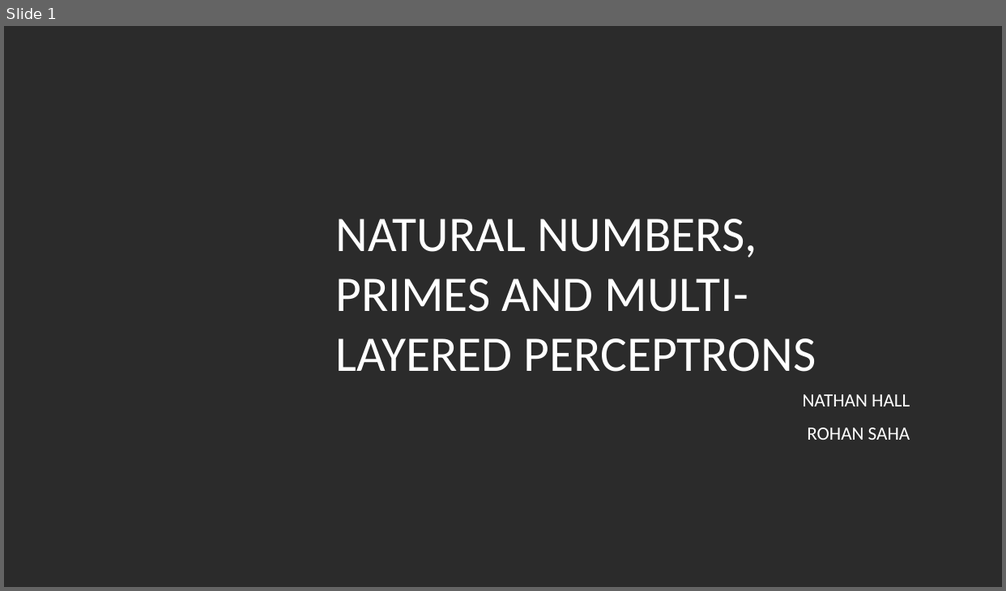
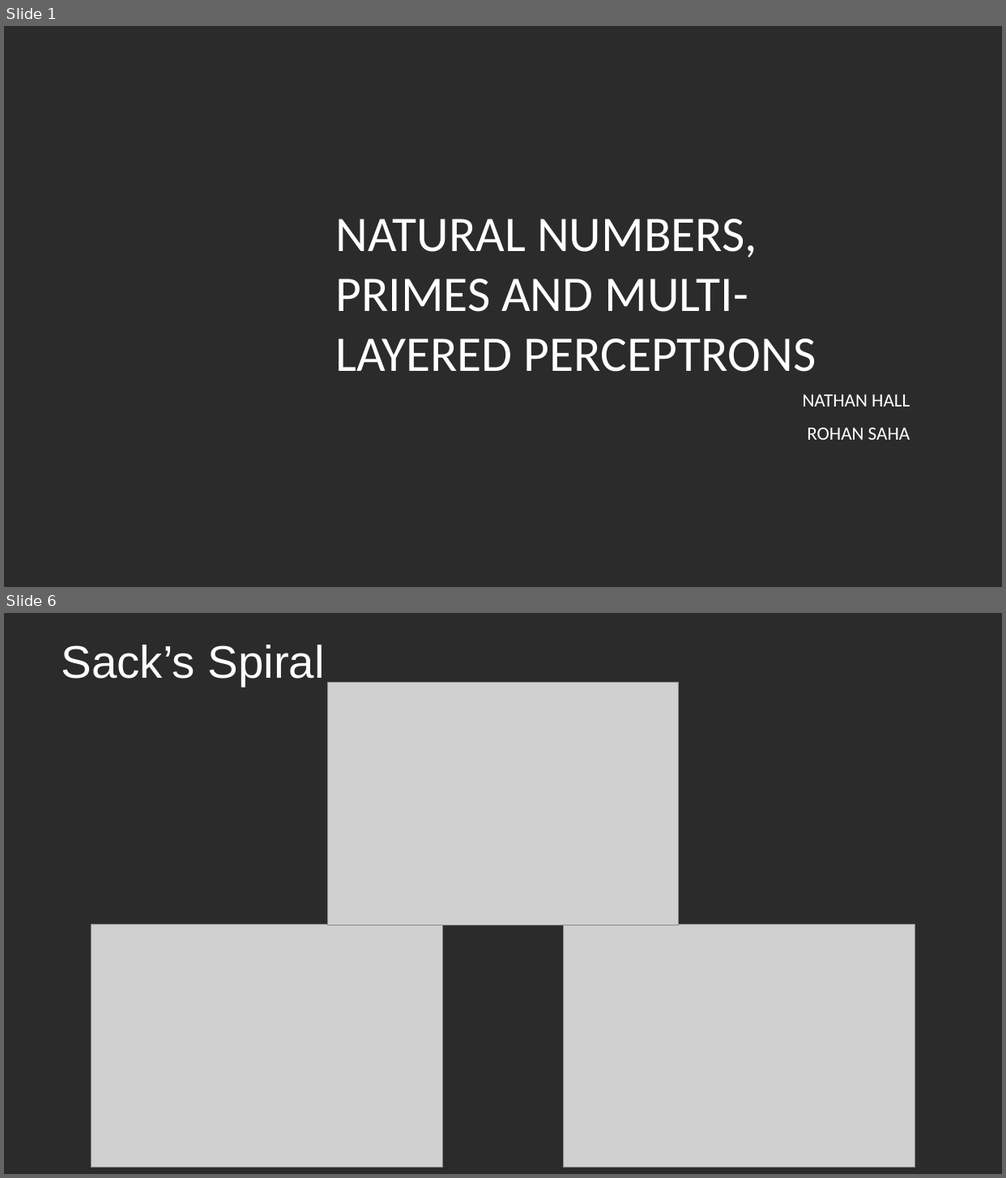
Before and after one commit to rohansaha/CSC-635-Data-Mining-, a slide deck: Classifying natural numbers.pptx. Shown one above the other, each under a label of ours: slide 1 before the commit, slides 1 and 6 after it; the slides between them are not shown. The pictures are 1006x591 and 1006x1178 pixels, drawn with LibreOffice and Linux fonts; fonts in the diff are those of the drawing; grey boxes stand for pictures; background and template pictures are left out; a plain dark background stands for a picture behind light text. Boxes give left, top, right and bottom in pixels: in the first picture for what was removed or moved away, otherwise in the second. Text is boxed around its words. In the diff, an @@ line names an element or a change of style, - is before the commit and + after.

```diff
--- a/Classifying natural numbers.pptx
+++ b/Classifying natural numbers.pptx
@@ slide 6 added at [4,613,1002,1174], background picture (left out) @@
@@ text added at [62,645,325,687], 44 pt, text #FFFFFF @@
+Sack’s Spiral
@@ picture added at [327,683,679,925] @@
@@ picture added at [91,924,442,1167] @@
@@ picture added at [564,924,915,1167] @@
```
Also in this commit, not shown: 5 slides changed, 6 other slides added, 5 slides removed.
